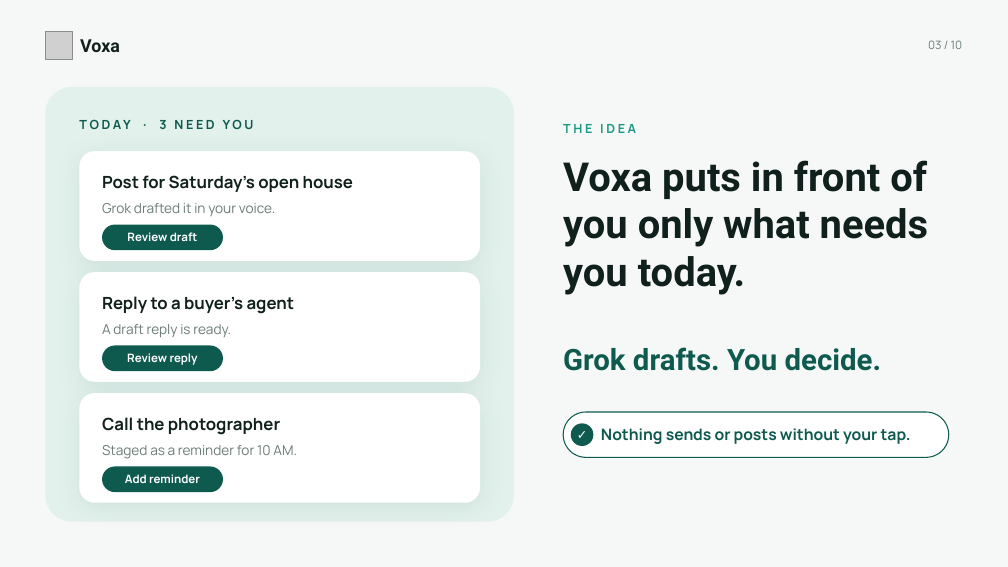
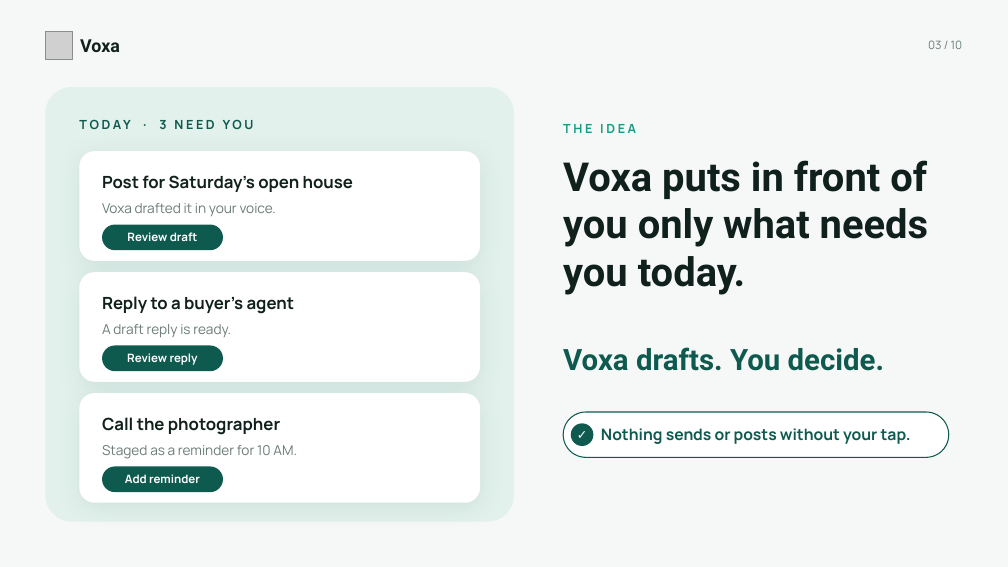
Before and after one commit to eriqbre/voxa-site, a slide deck: slide 3 of pitch/voxa-pitch.pptx. Drawn at 1008x567 pixels with LibreOffice and Linux fonts; fonts in the diff are those of the drawing; grey boxes stand for pictures. Boxes give left, top, right and bottom in pixels: in the first picture for what was removed or moved away, otherwise in the second. Text is boxed around its words. In the diff, an @@ line names an element or a change of style, - is before the commit and + after.

```diff
--- a/pitch/voxa-pitch.pptx
+++ b/pitch/voxa-pitch.pptx
@@ text at (x1=102, y1=203, x2=276, y2=216): text changed @@
-Grok drafted it in your voice.
+Voxa drafted it in your voice.
@@ text at (x1=563, y1=347, x2=885, y2=371): text changed @@
-Grok drafts. You decide.
+Voxa drafts. You decide.
```
Also in this commit, not shown: 4 other slides changed, 13 other files.
